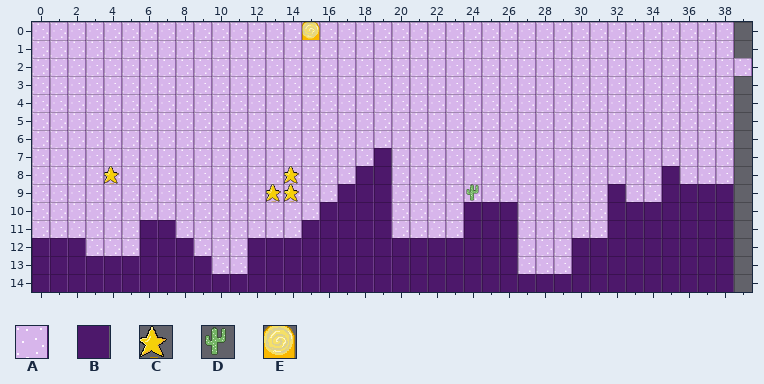
Tiled map (JSON) -- public/assets/maps/map-level-02.json. The picture above is the old version.
Cells are 32x32 px. Shown: x 0..39, y 0..14. The old version is drawn lined up with the new one.
Key: from "tileset": A 0, B 1, C 2, D 4, E 6.
_ is an empty cell.
Objects are placed by their top-left corner, in cells (3,4 is the top-left corner of cell 3,4); size is 1x1 cell unless given.
Layer "Background" before, first column x 0:
 0 AAAAAAAAAAAAAAAAAAAAAAAAAAAAAAAAAAAAAAA_
 1 AAAAAAAAAAAAAAAAAAAAAAAAAAAAAAAAAAAAAAA_
 2 AAAAAAAAAAAAAAAAAAAAAAAAAAAAAAAAAAAAAAAA
 3 AAAAAAAAAAAAAAAAAAAAAAAAAAAAAAAAAAAAAAA_
 4 AAAAAAAAAAAAAAAAAAAAAAAAAAAAAAAAAAAAAAA_
 5 AAAAAAAAAAAAAAAAAAAAAAAAAAAAAAAAAAAAAAA_
 6 AAAAAAAAAAAAAAAAAAAAAAAAAAAAAAAAAAAAAAA_
 7 AAAAAAAAAAAAAAAAAAABAAAAAAAAAAAAAAAAAAA_
 8 AAAAAAAAAAAAAAAAAABBAAAAAAAAAAAAAAABAAA_
 9 AAAAAAAAAAAAAAAAAAAAAAAAAAAAAAAABAABBBB_
10 AAAAAAAAAAAAAAAAAAAAAAAABBBAAAAABBBBBBB_
11 AAAAAAAAAAAAAAAAAAAAAAAABBBAAAAABBBBBBB_
12 AAAAAAAAAAAAAAAAAAAABBBBBBBAAABBBBBBBBB_
13 AAAAAAAAAAAAAAAAAAAABBBBBBBAAABBBBBBBBB_
14 AAAAAAAAAAAAAAAAAAAABBBBBBBBBBBBBBBBBBB_
Layer "Obstacles" before, first column x 0:
 0 ________________________________________
 1 ________________________________________
 2 ________________________________________
 3 ________________________________________
 4 ________________________________________
 5 ________________________________________
 6 ________________________________________
 7 ________________________________________
 8 ________________________________________
 9 _________________BBB____________________
10 ________________BBBB____________________
11 ______BB_______BBBBB____________________
12 BBB___BBB___BBBBBBBB____________________
13 BBBBBBBBBB__BBBBBBBB____________________
14 BBBBBBBBBBBBBBBBBBBB____________________
Objects on layer "Items" before:
C "Mushroom" at 14,8
C "Mushroom" at 4,8
C "Mushroom" at 14,9
C "Mushroom" at 13,9
D "Mushroom" at 24,9
Objects on layer "Doors" before:
E "Cave" at 15,0
Once edited:
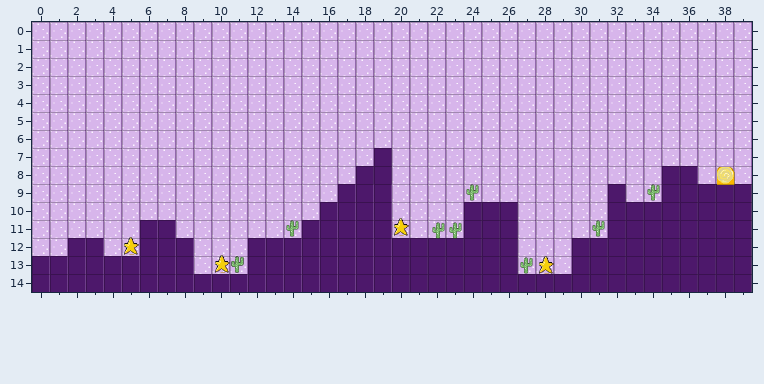
What changed:
Changed rows in their new state; . is an unchanged cell.
map size 50x15 -> 40x15 cells
Layer "Background":
first column x 39:
 0 A
 1 A
 3 A
 4 A
 5 A
 6 A
 7 A
 8 A
Layer "Obstacles":
first column x 0:
 8 ....................................B...
 9 ......................................BB
10 .......................................B
11 .......................................B
12 __.B...................................B
13 ........._.D...........................B
14 .......................................B
Layer "Items":
added: D "Mushroom" at 34.1,9
added: C "Flower" at 20.1,10.9
added: D "Mushroom" at 14,11
added: D "Mushroom" at 31.1,11
added: D "Mushroom" at 23.1,11.1
added: D "Mushroom" at 22.2,11.1
added: C "Flower" at 5.1,12
added: C "Flower" at 10.2,13
added: D "Mushroom" at 11,13
added: C "Flower" at 28.2,13
added: D "Mushroom" at 27,13
removed: C "Mushroom" at 14,8
removed: C "Mushroom" at 4,8
removed: C "Mushroom" at 14,9
removed: C "Mushroom" at 13,9
Layer "Doors":
changed: E "Cave" at 15,0 -> E "Cave" at 38.1,8.1
